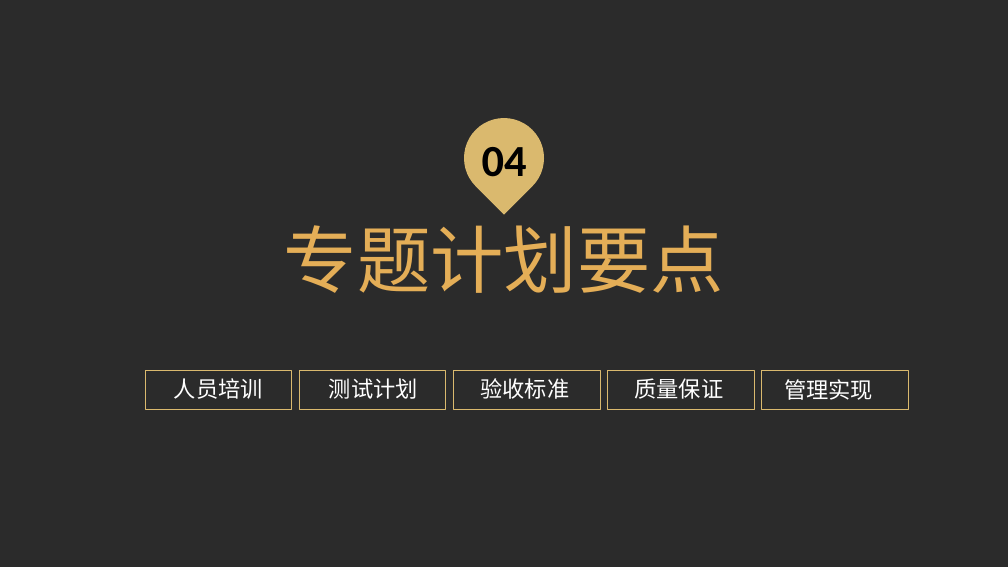
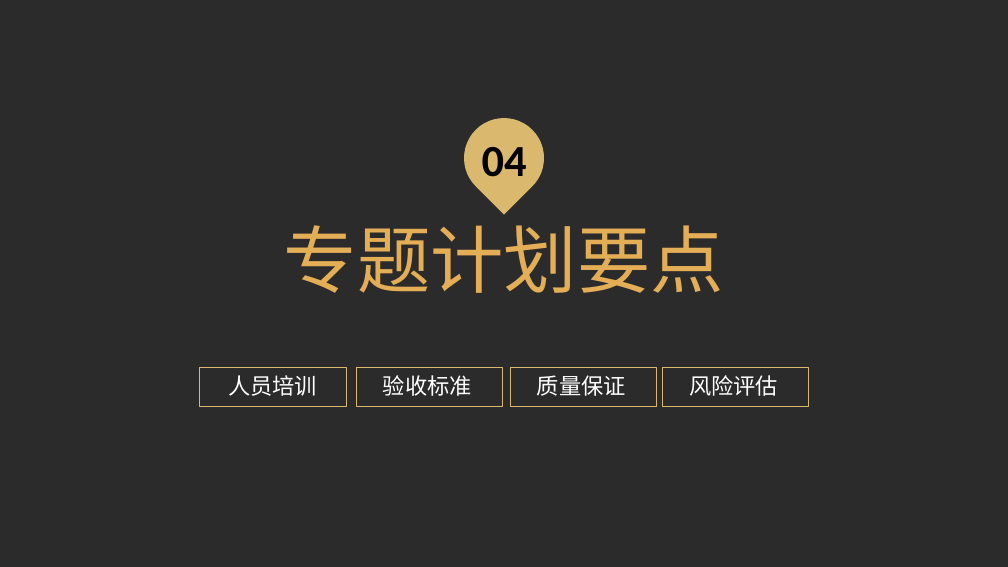
Before and after one commit to SE-2018-G01/TimeNote, a slide deck: slide 16 of SE2018春-G01-项目计划.pptx. Drawn at 1008x567 pixels with LibreOffice and Linux fonts; fonts in the diff are those of the drawing; background and template pictures are left out; a plain dark background stands for a picture behind light text. Boxes give left, top, right and bottom in pixels: in the first picture for what was removed or moved away, otherwise in the second. Text is boxed around its words. In the diff, an @@ line names an element or a change of style, - is before the commit and + after.

```diff
--- a/SE2018春-G01-项目计划.pptx
+++ b/SE2018春-G01-项目计划.pptx
@@ rectangle: place and size @@
-rectangle at (145, 370, 291, 410)
+rectangle at (199, 367, 346, 406)
@@ text "人员培训": place and size @@
-text "人员培训" at (174, 378, 263, 399)
+text "人员培训" at (228, 375, 317, 396)
@@ rectangle removed at (299, 370, 446, 410) @@
@@ text removed at (329, 378, 418, 399) @@
-测试计划
@@ rectangle: place and size @@
-rectangle at (454, 370, 600, 410)
+rectangle at (356, 367, 502, 406)
@@ 2 texts, 1 rectangle: place and size @@
-2 texts, 1 rectangle at (480, 370, 754, 410)
+2 texts, 1 rectangle at (383, 367, 656, 406)
@@ rectangle: place and size @@
-rectangle at (762, 370, 908, 410)
+rectangle at (662, 367, 809, 406)
@@ text added at (689, 375, 778, 396), 20 pt, text #FFFFFF @@
+风险评估
@@ text removed at (784, 379, 873, 400) @@
-管理实现
```
Also in this commit, not shown: 11 other slides changed, 1 slide added, 2 slides removed, 4 other files.
